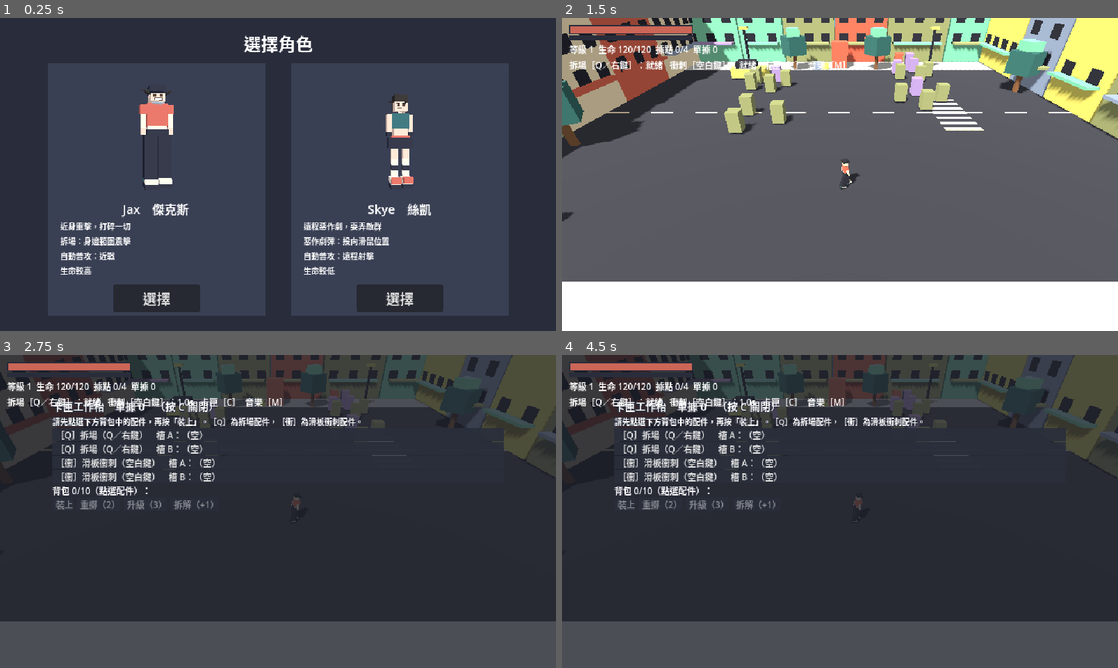
Above: before the commit, frames 1-4 (two rows, left to right).
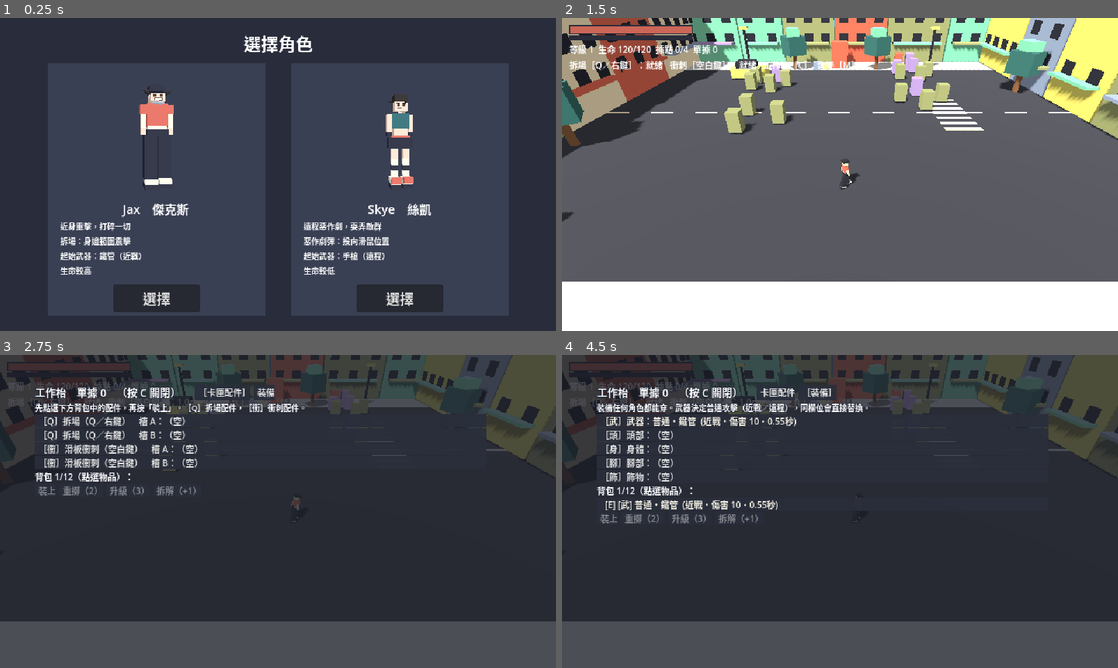
Above: after the commit, the same moments.

Repository: yauchai2/Game-Lab-2
Game: Godot game, scene res://game/select.tscn
The game is run twice, just before and just after one commit, with the same random seed, the same clock (stepped at 60 frames per second) and the same inputs.
Inputs (mouse positions are in pixels of both pictures, inside the frame that each line leads up to):
- Up to frame 1 (0.25 s): no input
- Up to frame 2 (1.5 s): click "選擇" at 0.5 s; tap Enter at 1.25 s; move the mouse to (962, 158) at 1.27 s; tap R at 1.35 s; click (962, 158) at 1.42 s
- Up to frame 3 (2.75 s): tap Space at 1.52 s; tap C at 1.55 s; click "［Q］拆場（Q／右鍵） 槽 A：（空）" at 2 s
- Up to frame 4 (4.5 s): click (784, 392) at 2.75 s, where only the run after the commit has a clickable "［卡匣配件］"; click "［Q］拆場（Q／右鍵） 槽 B：（空）" at 3.5 s; click (828, 392) at 4.25 s, where only the run after the commit has a clickable "裝備"

The runs differ from the first frame. In frame 1, 0.5% of the frame differs, in the area x 10-70%, y 74-78%; in frame 2, 0.1%; in frame 3, 7.2%; in frame 4, 7.6%, in the area x 1-91%, y 2-54%.

Commit message:
Add equipment system: weapons decide basic attack, 4 gear slots, any character can equip anything
Co-Authored-By: Claude Sonnet 5.5 <noreply@anthropic.com>
Claude-Session: https://claude.ai/code/session_018tqqU7rwEZ4u67toavQ9ri

Diff:
--- a/game/scripts/hud.gd
+++ b/game/scripts/hud.gd
@@ -21,12 +21,13 @@
 var boss_label := Label.new()
 var bench_msg := Label.new()
 var selected_uid := -1
+var bench_tab := "attach"
 
 @onready var jax: Node = get_parent().get_node("Jax")
 
 func _ready() -> void:
 	process_mode = Node.PROCESS_MODE_ALWAYS
-	bench.position = Vector2(60, 50)
+	bench.position = Vector2(40, 34)
 	bench.add_theme_constant_override("separation", 1)
 	bench.custom_minimum_size = Vector2(520, 0)
 	bench.visible = false
@@ -106,7 +107,7 @@
 	var cd: float = jax.skill_timer
 	var skill := "就緒" if cd <= 0.0 else "%.1fs" % cd
 	var dash: String = "就緒" if jax.dash_timer <= 0.0 else "%.1fs" % jax.dash_timer
-	info.text = "等級 %d  生命 %d/%d  據點 %d/%d  單據 %d\n%s［Q／右鍵］：%s   衝刺［空白鍵］：%s   卡匣［C］  音樂［M］" % [jax.level, jax.hp, jax.max_hp, get_parent().camps_cleared(), get_parent().CAMPS.size(), jax.receipts, jax.skill_name, skill, dash]
+	info.text = "等級 %d  生命 %d/%d  據點 %d/%d  單據 %d\n%s［Q／右鍵］：%s   衝刺［空白鍵］：%s   工作枱［C］  音樂［M］" % [jax.level, jax.hp, jax.max_hp, get_parent().camps_cleared(), get_parent().CAMPS.size(), jax.receipts, jax.skill_name, skill, dash]
 	var b: Variant = get_parent().boss
 	var boss_alive: bool = b != null and is_instance_valid(b) and b.hp > 0 and b.awake
 	boss_back.visible = boss_alive
@@ -131,6 +132,8 @@
 	elif not jax.dead:
 		bench.visible = true
 		bench_dim.visible = true
+		move_child(bench_dim, get_child_count() - 1)
+		move_child(bench, get_child_count() - 1)
 		get_tree().paused = true
 		bench_msg.text = ""
 		_refresh_bench()
@@ -166,29 +169,54 @@
 	var affixes: String = jax.item_affix_text(it)
 	return line + ("  (" + affixes + ")" if affixes != "" else "")
 
+const GEAR_NAMES := {"weapon": "武器", "head": "頭部", "body": "身體", "feet": "腳部", "trinket": "飾物"}
+const CART_TAGS := {"demolish": "Q", "skate": "衝", "weapon": "武", "head": "頭", "body": "身", "feet": "腳", "trinket": "飾"}
+const ATTACH_CARTS := ["demolish", "skate"]
+
 func _cart_name(cart: String) -> String:
+	if cart in GEAR_NAMES:
+		return GEAR_NAMES[cart]
 	return jax.skill_name + "（Q／右鍵）" if cart == "demolish" else "滑板衝刺（空白鍵）"
 
-const CART_TAGS := {"demolish": "Q", "skate": "衝"}
+func _in_tab(item_cart: String) -> bool:
+	return (item_cart in ATTACH_CARTS) == (bench_tab == "attach")
+
+func _on_tab(tab: String) -> void:
+	bench_tab = tab
+	_refresh_bench()
 
 func _refresh_bench() -> void:
 	for c in bench.get_children():
 		c.queue_free()
-	bench.add_child(_bench_label("卡匣工作枱　單據 %d　（按 C 關閉）" % jax.receipts, 12))
-	bench.add_child(_bench_label("請先點選下方背包中的配件，再按「裝上」。［Q］為拆場配件，［衝］為滑板衝刺配件。", 9))
+	var head := HBoxContainer.new()
+	head.add_child(_bench_label("工作枱　單據 %d　（按 C 關閉）　" % jax.receipts, 12))
+	head.add_child(_bench_button("［卡匣配件］" if bench_tab == "attach" else "卡匣配件", _on_tab.bind("attach")))
+	head.add_child(_bench_button("［裝備］" if bench_tab == "gear" else "裝備", _on_tab.bind("gear")))
+	bench.add_child(head)
+	if bench_tab == "attach":
+		bench.add_child(_bench_label("先點選下方背包中的配件，再按「裝上」。［Q］拆場配件，［衝］衝刺配件。", 9))
+	else:
+		bench.add_child(_bench_label("裝備任何角色都能穿。武器決定普通攻擊（近戰／遠程），同欄位會直接替換。", 9))
 	for cart in jax.slots:
+		if not _in_tab(cart):
+			continue
 		for i in jax.slots[cart].size():
 			var it: Variant = jax.slots[cart][i]
-			var b := _bench_button("［%s］%s　槽 %s：%s" % [CART_TAGS[cart], _cart_name(cart), "AB"[i], _item_line(it) if it != null else "（空）"], _on_slot.bind(cart, i))
+			var slot_text := "［%s］%s" % [CART_TAGS[cart], _cart_name(cart)]
+			if cart in ATTACH_CARTS:
+				slot_text += "　槽 %s" % "AB"[i]
+			var b := _bench_button("%s：%s" % [slot_text, _item_line(it) if it != null else "（空）"], _on_slot.bind(cart, i))
 			if it != null:
 				b.add_theme_color_override("font_color", RARITY_COLORS[it["rarity"]])
 			bench.add_child(b)
-	bench.add_child(_bench_label("背包 %d/%d（點選配件）：" % [jax.inventory.size(), jax.INVENTORY_LIMIT]))
+	bench.add_child(_bench_label("背包 %d/%d（點選物品）：" % [jax.inventory.size(), jax.INVENTORY_LIMIT]))
 	for it in jax.inventory:
+		var item_cart: String = jax.ITEM_TYPES[it["type"]]["cart"]
+		if not _in_tab(item_cart):
+			continue
 		var mark := ">" if it["uid"] == selected_uid else " "
 		var eq := "[E] " if not jax.slot_info(it["uid"]).is_empty() else ""
-		var tag: String = CART_TAGS[jax.ITEM_TYPES[it["type"]]["cart"]]
-		var b := _bench_button("%s %s[%s] %s" % [mark, eq, tag, _item_line(it)], _on_select.bind(it["uid"]))
+		var b := _bench_button("%s %s[%s] %s" % [mark, eq, CART_TAGS[item_cart], _item_line(it)], _on_select.bind(it["uid"]))
 		b.add_theme_color_override("font_color", RARITY_COLORS[it["rarity"]])
 		bench.add_child(b)
 	var row := HBoxContainer.new()
--- a/game/scripts/jax.gd
+++ b/game/scripts/jax.gd
@@ -28,7 +28,9 @@
 
 var receipts := 0
 var inventory: Array = []
-var slots := {"demolish": [null, null], "skate": [null, null]}
+var slots := {"demolish": [null, null], "skate": [null, null], "weapon": [null], "head": [null], "body": [null], "feet": [null], "trinket": [null]}
+var base_speed := 6.0
+var gear_hp_bonus := 0
 var next_uid := 1
 var item_rolls := 0
 var dash_left := 0.0
@@ -41,9 +43,6 @@
 var trail_accum := 0.0
 var attack_timer := 0.0
 var attack_swing := 0.0
-@export var attack_cooldown := 0.55
-@export var attack_damage := 9
-@export var attack_radius := 2.2
 
 @onready var model: Node3D = $Model
 @onready var leg_l: Node3D = model.find_child("LegL", true, false)
@@ -65,13 +64,22 @@
 	if char_id == "skye":
 		_become_skye()
 	_load_progress()
+	if PROGRESS.data.is_empty():
+		_give_starter_weapon()
+	recalc_gear()
 	hp = max_hp
+
+# 起始武器：Jax 鐵管（近戰）、Skye 手槍（遠程）；之後可以隨意換。
+func _give_starter_weapon() -> void:
+	var w := make_item("pipe" if char_id == "jax" else "pistol", 0)
+	inventory.append(w)
+	slots["weapon"][0] = w
 
 # Skye：遠程射擊、惡作劇彈（投向滑鼠位置的範圍攻擊）。
 func _become_skye() -> void:
 	skill_name = "惡作劇彈"
 	max_hp = 90
-	speed = 6.4
+	base_speed = 6.4
 	skill_windup = 0.2
 	var fresh: Node3D = SKYE_MODEL.instantiate()
 	fresh.transform = model.transform
@@ -90,7 +98,7 @@
 	for cart in slots:
 		equipped[cart] = slots[cart].map(func(it: Variant) -> int: return -1 if it == null else it["uid"])
 	PROGRESS.data = {
-		"level": level, "xp": xp, "max_hp": max_hp, "skill_damage": skill_damage,
+		"level": level, "xp": xp, "max_hp": max_hp - gear_hp_bonus, "skill_damage": skill_damage,
 		"receipts": int(receipts * 0.5) if lose_half_receipts else receipts,
 		"inventory": inventory.duplicate(true), "equipped": equipped,
 		"next_uid": next_uid, "item_rolls": item_rolls,
@@ -103,6 +111,7 @@
 	level = d["level"]
 	xp = d["xp"]
 	max_hp = d["max_hp"]
+	gear_hp_bonus = 0
 	skill_damage = d["skill_damage"]
 	receipts = d["receipts"]
 	inventory = d["inventory"].duplicate(true)
@@ -145,26 +154,57 @@
 	"grind": {"name": "磨擦衝撞", "desc": "衝刺穿過敵人造成傷害", "cart": "skate"},
 	"double": {"name": "雙重衝刺", "desc": "可以即刻再衝一次", "cart": "skate"},
 	"ghost": {"name": "殘影", "desc": "衝刺後無敵時間更長", "cart": "skate"},
+	# 裝備：任何角色都可以穿。武器決定普通攻擊的方式，其餘提供屬性。
+	"pipe": {"name": "鐵管", "cart": "weapon", "kind": "melee", "dmg": 10, "cd": 0.55, "reach": 2.2},
+	"gloves": {"name": "拳套", "cart": "weapon", "kind": "melee", "dmg": 6, "cd": 0.32, "reach": 1.8},
+	"pistol": {"name": "手槍", "cart": "weapon", "kind": "ranged", "dmg": 7, "cd": 0.4, "reach": 9.0},
+	"rifle": {"name": "步槍", "cart": "weapon", "kind": "ranged", "dmg": 13, "cd": 0.75, "reach": 11.0},
+	"shotgun": {"name": "散彈槍", "cart": "weapon", "kind": "ranged", "dmg": 6, "cd": 0.9, "reach": 6.0, "pellets": 3},
+	"cap": {"name": "冷帽", "cart": "head", "base": {"hp": 15}},
+	"goggles": {"name": "護目鏡", "cart": "head", "base": {"aspd": 10}},
+	"jacket": {"name": "工裝外套", "cart": "body", "base": {"hp": 30}},
+	"vest": {"name": "帆布背心", "cart": "body", "base": {"sdmg": 8}},
+	"sneakers": {"name": "厚底板鞋", "cart": "feet", "base": {"speed": 6}},
+	"springs": {"name": "彈跳鞋", "cart": "feet", "base": {"scd": 8}},
+	"ironchain": {"name": "粗鎖鏈", "cart": "trinket", "base": {"sdmg": 10}},
+	"watch": {"name": "懷錶", "cart": "trinket", "base": {"scd": 8}},
+	"charm": {"name": "幸運符", "cart": "trinket", "base": {"atk": 10}},
 }
+const GEAR_SLOTS := ["weapon", "head", "body", "feet", "trinket"]
 const RARITY_NAMES := ["普通", "魔法", "稀有"]
 const RARITY_WEIGHTS := [70, 25, 5]
 const AFFIXES := {
 	"dmg": {"min": 8.0, "max": 18.0, "text": "傷害 +%d%%"},
 	"range": {"min": 0.3, "max": 0.8, "text": "範圍 +%.1f米"},
 	"cd": {"min": 5.0, "max": 12.0, "text": "冷卻 -%d%%"},
+	"hp": {"min": 8.0, "max": 20.0, "text": "生命 +%d"},
+	"speed": {"min": 3.0, "max": 8.0, "text": "移速 +%d%%"},
+	"atk": {"min": 8.0, "max": 20.0, "text": "普攻傷害 +%d%%"},
+	"aspd": {"min": 6.0, "max": 15.0, "text": "普攻速度 +%d%%"},
+	"wrange": {"min": 0.3, "max": 0.8, "text": "射程 +%.1f米"},
+	"sdmg": {"min": 6.0, "max": 14.0, "text": "技能傷害 +%d%%"},
+	"scd": {"min": 4.0, "max": 10.0, "text": "技能冷卻 -%d%%"},
 }
-const INVENTORY_LIMIT := 10
+const POOL_ATTACH := ["dmg", "range", "cd"]
+const POOL_WEAPON := ["atk", "aspd", "wrange"]
+const POOL_GEAR := ["hp", "speed", "sdmg", "scd", "atk", "aspd"]
+const INVENTORY_LIMIT := 12
 const REROLL_COST := 2
 const UPGRADE_COSTS := [3, 6]
 
 func _roll_affix(kind: String) -> Dictionary:
 	var def: Dictionary = AFFIXES[kind]
 	var v := randf_range(def["min"], def["max"])
-	v = snappedf(v, 0.1) if kind == "range" else float(roundi(v))
+	v = snappedf(v, 0.1) if kind in ["range", "wrange"] else float(roundi(v))
 	return {"kind": kind, "value": v}
 
-func _roll_affixes(count: int) -> Array:
-	var kinds: Array = AFFIXES.keys()
+func is_gear(type: String) -> bool:
+	return ITEM_TYPES[type]["cart"] in GEAR_SLOTS
+
+func _roll_affixes(type: String, count: int) -> Array:
+	var kinds: Array = POOL_ATTACH.duplicate()
+	if is_gear(type):
+		kinds = (POOL_WEAPON if ITEM_TYPES[type]["cart"] == "weapon" else POOL_GEAR).duplicate()
 	kinds.shuffle()
 	var out: Array = []
 	for i in count:
@@ -172,7 +212,7 @@
 	return out
 
 func make_item(type: String, rarity: int) -> Dictionary:
-	var item := {"uid": next_uid, "type": type, "rarity": rarity, "affixes": _roll_affixes(rarity)}
+	var item := {"uid": next_uid, "type": type, "rarity": rarity, "affixes": _roll_affixes(type, rarity)}
 	next_uid += 1
 	return item
 
@@ -185,8 +225,11 @@
 		rarity = 1
 	var types: Array = ITEM_TYPES.keys()
 	if item_rolls == 2:
-		# 第 2 件必定是衝刺配件，方便新手發現第二張卡匣。
+		# 第 2 件必定是衝刺配件，第 3 件必定是裝備，方便新手發現各系統。
 		types = types.filter(func(t: String) -> bool: return ITEM_TYPES[t]["cart"] == "skate")
+	else:
+		var want_gear := item_rolls == 3 or (item_rolls != 2 and randf() < 0.4)
+		types = types.filter(func(t: String) -> bool: return is_gear(t) == want_gear)
 	return make_item(types[randi() % types.size()], rarity)
 
 func should_drop_item(from_ranged: bool) -> bool:
@@ -200,6 +243,14 @@
 
 func item_affix_text(item: Dictionary) -> String:
 	var parts: Array[String] = []
+	var def: Dictionary = ITEM_TYPES[item["type"]]
+	if def["cart"] == "weapon":
+		var w := weapon_stats_of(item)
+		parts.append("%s・傷害 %d・%.2f秒" % ["近戰" if def["kind"] == "melee" else "遠程", roundi(w["dmg"]), w["cd"]])
+	elif def.has("base"):
+		for k in def["base"]:
+			var v: float = def["base"][k] * item_power(item)
+			parts.append(AFFIXES[k]["text"] % (v if k == "wrange" else roundi(v)))
 	for a in item["affixes"]:
 		parts.append(AFFIXES[a["kind"]]["text"] % a["value"])
 	return ", ".join(parts)
@@ -229,8 +280,49 @@
 				return it
 	return null
 
+# 裝備提供嘅屬性總和（基礎屬性＋詞綴）。
+func gear_total(kind: String) -> float:
+	var total := 0.0
+	for slot in GEAR_SLOTS:
+		var it: Variant = slots[slot][0]
+		if it == null:
+			continue
+		var def: Dictionary = ITEM_TYPES[it["type"]]
+		if def.has("base") and def["base"].has(kind):
+			total += def["base"][kind] * item_power(it)
+		for a in it["affixes"]:
+			if a["kind"] == kind:
+				total += a["value"]
+	return total
+
+func weapon_stats_of(item: Variant) -> Dictionary:
+	var s := {"kind": "melee", "dmg": 5.0, "cd": 0.6, "reach": 1.6, "pellets": 1}
+	if item != null:
+		var d: Dictionary = ITEM_TYPES[item["type"]]
+		s = {"kind": d["kind"], "dmg": d["dmg"] * item_power(item), "cd": d["cd"], "reach": d["reach"], "pellets": d.get("pellets", 1)}
+	return s
+
+# 目前武器（含裝備詞綴、等級加成）。
+func weapon_stats() -> Dictionary:
+	var s := weapon_stats_of(slots["weapon"][0])
+	s["dmg"] *= (1.0 + gear_total("atk") / 100.0) * (1.0 + 0.04 * (level - 1))
+	s["cd"] /= 1.0 + gear_total("aspd") / 100.0
+	s["reach"] += gear_total("wrange")
+	return s
+
+func recalc_gear() -> void:
+	var bonus := roundi(gear_total("hp"))
+	max_hp += bonus - gear_hp_bonus
+	gear_hp_bonus = bonus
+	hp = mini(hp, max_hp)
+	speed = base_speed * (1.0 + gear_total("speed") / 100.0)
+
 func affix_total(kind: String, cart: String) -> float:
 	var total := 0.0
+	if kind == "dmg":
+		total += gear_total("sdmg")
+	elif kind == "cd":
+		total += gear_total("scd")
 	for it in slots[cart]:
 		if it != null:
 			for a in it["affixes"]:
@@ -261,11 +353,17 @@
 	if not info.is_empty():
 		slots[info["cart"]][info["idx"]] = null
 		SFX.play(self, "ui_click", -6.0)
+		recalc_gear()
 		return ""
 	var item: Variant = find_item(uid)
 	if item == null:
 		return ""
 	var cart: String = ITEM_TYPES[item["type"]]["cart"]
+	if cart in GEAR_SLOTS:
+		slots[cart][0] = item
+		recalc_gear()
+		SFX.play(self, "ui_click", -6.0)
+		return ""
 	var free: int = slots[cart].find(null)
 	if free < 0:
 		return "此卡匣兩個槽已滿，請先拆下一個。"
@@ -279,7 +377,8 @@
 	if receipts < REROLL_COST:
 		return "單據不足。"
 	receipts -= REROLL_COST
-	item["affixes"] = _roll_affixes(item["rarity"])
+	item["affixes"] = _roll_affixes(item["type"], item["rarity"])
+	recalc_gear()
 	return ""
 
 func upgrade_item(uid: int) -> String:
@@ -293,7 +392,8 @@
 		return "單據不足。"
 	receipts -= cost
 	item["rarity"] += 1
-	item["affixes"] = _roll_affixes(item["rarity"])
+	item["affixes"] = _roll_affixes(item["type"], item["rarity"])
+	recalc_gear()
 	return ""
 
 func scrap_item(uid: int) -> String:
@@ -305,6 +405,7 @@
 		slots[info["cart"]][info["idx"]] = null
 	inventory.erase(item)
 	receipts += 1
+	recalc_gear()
 	return ""
 
 func heal(amount: int) -> void:
@@ -594,42 +695,47 @@
 	move_and_slide()
 	_animate_limbs(delta, move.length() > 0.1 and dash_left <= 0.0)
 
-# 普通攻擊：附近有敵人就自動揮擊，傷害小、沒有字卡，邊走邊打。
+# 普通攻擊：由武器決定（近戰揮擊／遠程射擊），附近有敵人就自動出手，沒有字卡，邊走邊打。
 func _auto_attack() -> void:
 	if attack_timer > 0.0:
 		return
-	if char_id == "skye":
-		_shoot_nearest()
-		return
+	var w := weapon_stats()
+	if w["kind"] == "ranged":
+		_shoot_nearest(w)
+	else:
+		_melee_swing(w)
+
+func _melee_swing(w: Dictionary) -> void:
 	var hit := 0
 	for enemy in get_tree().get_nodes_in_group("enemies"):
 		var d: Vector3 = enemy.global_position - global_position
 		d.y = 0.0
-		if d.length() <= attack_radius:
-			enemy.take_damage(attack_damage, global_position, 3.0)
+		if d.length() <= w["reach"]:
+			enemy.take_damage(roundi(w["dmg"]), global_position, 3.0)
 			hit += 1
 	if hit == 0:
 		return
-	attack_timer = attack_cooldown
+	attack_timer = w["cd"]
 	attack_swing = 1.0
 	SFX.play(self, "hit", -8.0, 0.12)
-	_spawn_shockwave(global_position, attack_radius, Color("E7DFC9"), 0.18)
-
-func _shoot_nearest() -> void:
-	var best: Node3D = null
-	var best_d := 9.0
+	_spawn_shockwave(global_position, w["reach"], Color("E7DFC9"), 0.18)
+
+func _shoot_nearest(w: Dictionary) -> void:
+	var targets: Array = []
 	for enemy in get_tree().get_nodes_in_group("enemies"):
 		var d: float = enemy.global_position.distance_to(global_position)
-		if d < best_d:
-			best_d = d
-			best = enemy
-	if best == null:
-		return
-	attack_timer = 0.4
+		if d <= w["reach"]:
+			targets.append([d, enemy])
+	if targets.is_empty():
+		return
+	targets.sort_custom(func(x: Array, y: Array) -> bool: return x[0] < y[0])
+	attack_timer = w["cd"]
 	attack_swing = 1.0
-	best.take_damage(7, global_position, 2.0)
 	SFX.play(self, "shoot", -8.0, 0.1)
-	_tracer(global_position + Vector3(0, 0.9, 0), best.global_position + Vector3(0, 0.8, 0))
+	for i in mini(w["pellets"], targets.size()):
+		var enemy: Node3D = targets[i][1]
+		enemy.take_damage(roundi(w["dmg"]), global_position, 2.0)
+		_tracer(global_position + Vector3(0, 0.9, 0), enemy.global_position + Vector3(0, 0.8, 0))
 
 func _tracer(a: Vector3, b: Vector3) -> void:
 	var mi := MeshInstance3D.new()
--- a/game/scripts/select.gd
+++ b/game/scripts/select.gd
@@ -5,9 +5,9 @@
 const SFX := preload("res://game/scripts/sfx.gd")
 const CHARACTERS := [
 	{"id": "jax", "name": "Jax　傑克斯", "model": "res://assets/characters/jax.glb",
-		"desc": "近身重擊，打碎一切\n拆場：身邊範圍震擊\n自動普攻：近戰\n生命較高"},
+		"desc": "近身重擊，打碎一切\n拆場：身邊範圍震擊\n起始武器：鐵管（近戰）\n生命較高"},
 	{"id": "skye", "name": "Skye　絲凱", "model": "res://assets/characters/skye.glb",
-		"desc": "遠程惡作劇，耍弄敵群\n惡作劇彈：投向滑鼠位置\n自動普攻：遠程射擊\n生命較低"},
+		"desc": "遠程惡作劇，耍弄敵群\n惡作劇彈：投向滑鼠位置\n起始武器：手槍（遠程）\n生命較低"},
 ]
 
 var spinners: Array[Node3D] = []
Not shown, changed: docs/guides/godot-setup.md
